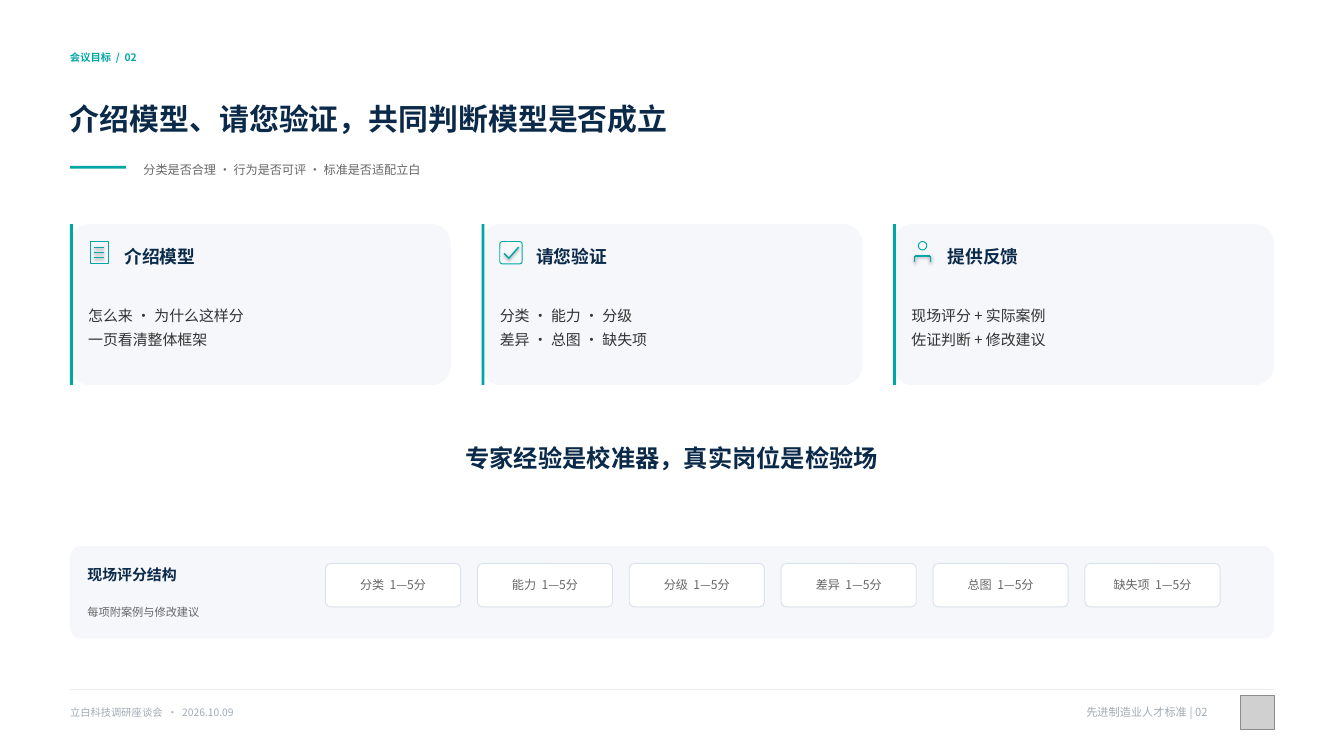
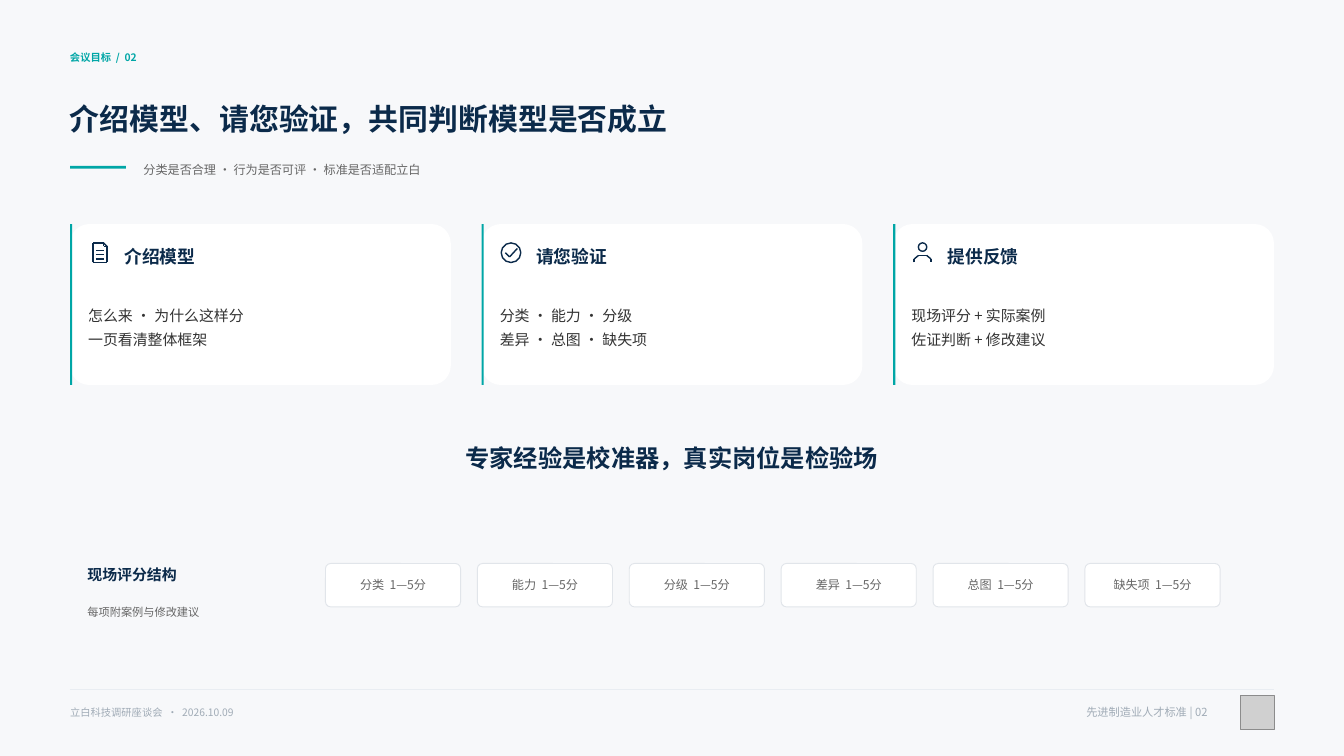
Before and after one commit to sanwenyuwochichichi-tech/ppt, a slide deck: slide 2 of deliverables/libai-competency-16-slides.pptx. Drawn at 1344x756 pixels with LibreOffice and Linux fonts; fonts in the diff are those of the drawing; grey boxes stand for pictures. Boxes give left, top, right and bottom in pixels: in the first picture for what was removed or moved away, otherwise in the second. Text is boxed around its words. In the diff, an @@ line names an element or a change of style, - is before the commit and + after.

```diff
--- a/deliverables/libai-competency-16-slides.pptx
+++ b/deliverables/libai-competency-16-slides.pptx
@@ background #FFFFFF to #F7F8FA @@
@@ fill #F5F7FA to #FFFFFF in 3 elements at (70, 224, 451, 385), (482, 224, 863, 385), (893, 224, 1274, 385) @@
@@ rectangle removed at (90, 241, 108, 263) @@
@@ line moved from (95, 248) - (104, 248) to (93, 243) - (103, 243) @@
@@ line (93, 243) - (103, 243): stroke #00A6A6 1.5 pt to #0B2A4A 1.5 pt @@
@@ line added from (107, 263) to (93, 263), #0B2A4A 1.5 pt @@
@@ line added from (93, 263) to (93, 243), #0B2A4A 1.5 pt @@
@@ line (96, 259) - (104, 259): stroke #00A6A6 1.5 pt to #0B2A4A 1.5 pt @@
@@ line (96, 251) - (104, 251): stroke #00A6A6 1.5 pt to #0B2A4A 1.5 pt @@
@@ line added from (96, 255) to (104, 255), #0B2A4A 1.5 pt @@
@@ line added from (103, 243) to (107, 247), #0B2A4A 1.5 pt @@
@@ line added from (103, 243) to (103, 247), #0B2A4A 1.5 pt @@
@@ line added from (103, 247) to (107, 247), #0B2A4A 1.5 pt @@
@@ line added from (107, 247) to (107, 263), #0B2A4A 1.5 pt @@
@@ rounded rectangle removed at (500, 241, 522, 263) @@
@@ ellipse added at (501, 243, 521, 262), outline #0B2A4A 1.5 pt @@
@@ line (505, 253) - (509, 257): stroke #00A6A6 1.5 pt to #0B2A4A 1.5 pt @@
@@ line (509, 257) - (517, 249): stroke #00A6A6 1.5 pt to #0B2A4A 1.5 pt @@
@@ line (914, 263) - (914, 259): stroke #00A6A6 1.5 pt to #0B2A4A 1.5 pt @@
@@ line added from (914, 259) to (919, 255), #0B2A4A 1.5 pt @@
@@ ellipse at (919, 243, 927, 251): outline #00A6A6 1 pt to #0B2A4A 1.5 pt @@
@@ line moved from (915, 256) - (931, 256) to (919, 255) - (927, 255) @@
@@ line (919, 255) - (927, 255): stroke #00A6A6 1.5 pt to #0B2A4A 1.5 pt @@
@@ line added from (927, 255) to (931, 259), #0B2A4A 1.5 pt @@
@@ line (931, 259) - (931, 263): stroke #00A6A6 1.5 pt to #0B2A4A 1.5 pt @@
```
Also in this commit, not shown: 15 other slides changed, 7 other files.
